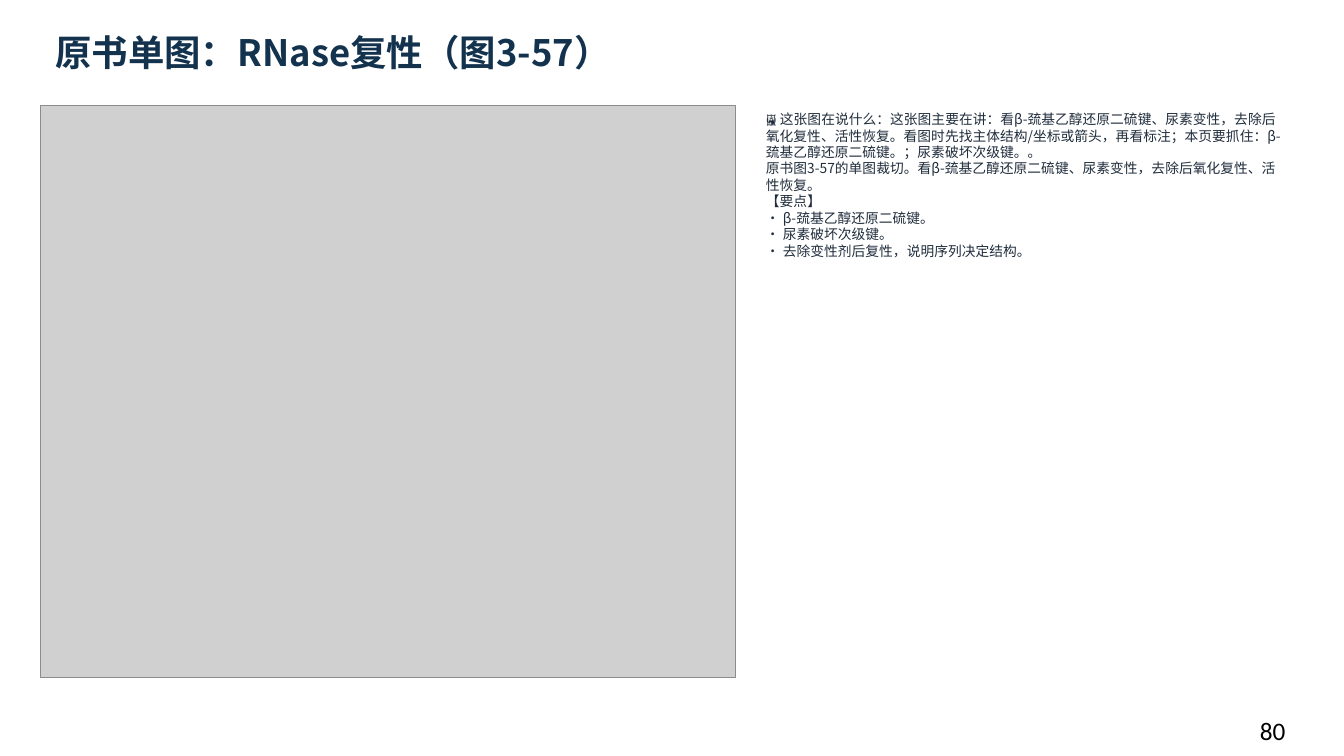
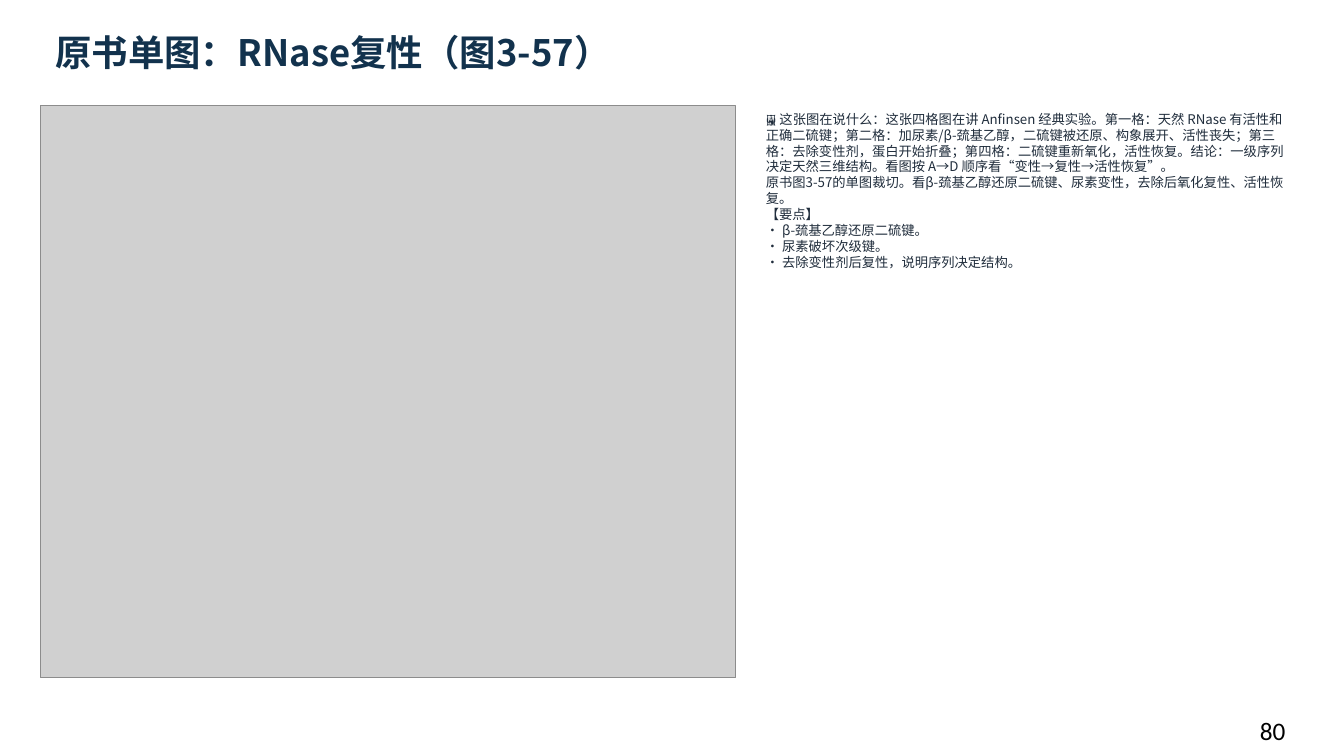
Before and after one commit to newkan-li/Biochemistry, a slide deck: slide 80 of downloads/bc03-ai-style.pptx. Drawn at 1344x756 pixels with LibreOffice and Linux fonts; fonts in the diff are those of the drawing; grey boxes stand for pictures. Boxes give left, top, right and bottom in pixels: in the first picture for what was removed or moved away, otherwise in the second. Text is boxed around its words. In the diff, an @@ line names an element or a change of style, - is before the commit and + after.

```diff
--- a/downloads/bc03-ai-style.pptx
+++ b/downloads/bc03-ai-style.pptx
@@ text at (x1=766, y1=113, x2=1284, y2=268): text changed; size 9.8 to 9.5 pt @@
-🖼 这张图在说什么：这张图主要在讲：看β-巯基乙醇还原二硫键、尿素变性，去除后氧化复性、活性恢复。看图时先找主体结构/坐标或箭头，再看标注；本页要抓住：β-巯基乙醇还原二硫键。；尿素破坏次级键。。
-原书图3-57的单图裁切。看β-巯基乙醇还原二硫键、尿素变性，去除后氧化复性、活性恢复。
-【要点】
-• β-巯基乙醇还原二硫键。
-• 尿素破坏次级键。
-• 去除变性剂后复性，说明序列决定结构。
+🖼 这张图在说什么：这张四格图在讲 Anfinsen 经典实验。第一格：天然 RNase 有活性和正确二硫键；第二格：加尿素/β-巯基乙醇，二硫键被还原、构象展开、活性丧失；第三格：去除变性剂，蛋白开始折叠；第四格：二硫键重新氧化，活性恢复。结论：一级序列决定天然三维结构。看图按 A→D 顺序看“变性→复性→活性恢复”。
+原书图3-57的单图裁切。看β-巯基乙醇还原二硫键、尿素变性，去除后氧化复性、活性恢复。
+【要点】
+• β-巯基乙醇还原二硫键。
+• 尿素破坏次级键。
+• 去除变性剂后复性，说明序列决定结构。
```
Also in this commit, not shown: 57 other slides changed, 5 other files.
